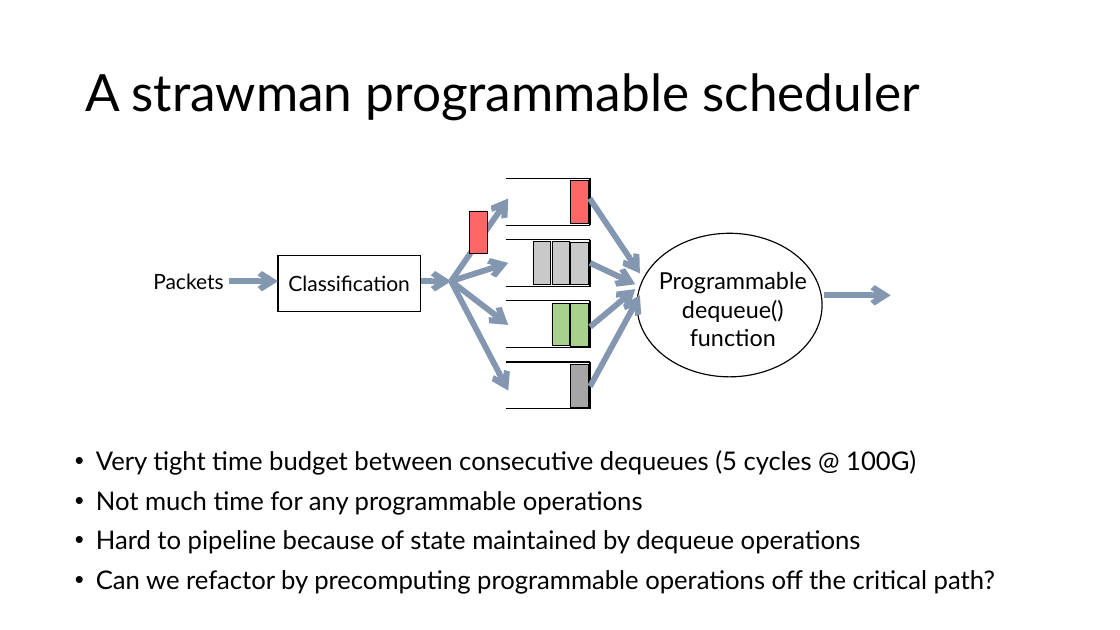
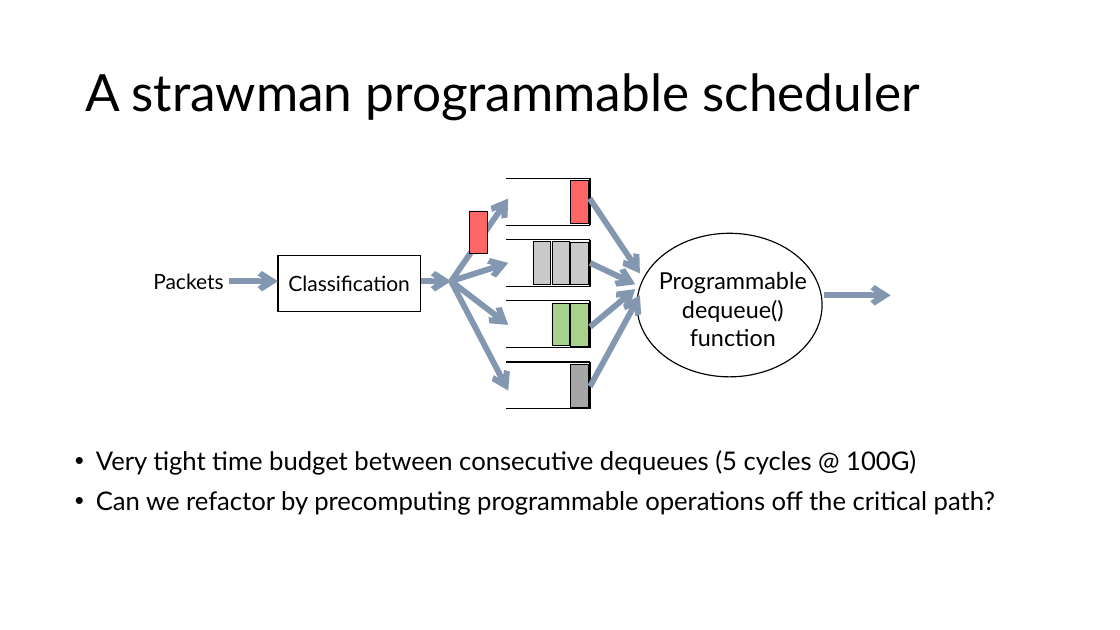
Before and after one commit to anirudhSK/pifo-domino-marple-ppts, a slide deck: slide 33 of combined_domino_pifo.pptx. Drawn at 1120x630 pixels with LibreOffice and Linux fonts; fonts in the diff are those of the drawing. Boxes give left, top, right and bottom in pixels: in the first picture for what was removed or moved away, otherwise in the second. Text is boxed around its words. In the diff, an @@ line names an element or a change of style, - is before the commit and + after.

```diff
--- a/combined_domino_pifo.pptx
+++ b/combined_domino_pifo.pptx
@@ text at bbox=[96, 491, 861, 554]: paragraphs removed @@
-• Not much time for any programmable operations
-• Hard to pipeline because of state maintained by dequeue operations
```
Also in this commit, not shown: 2 other slides changed.
